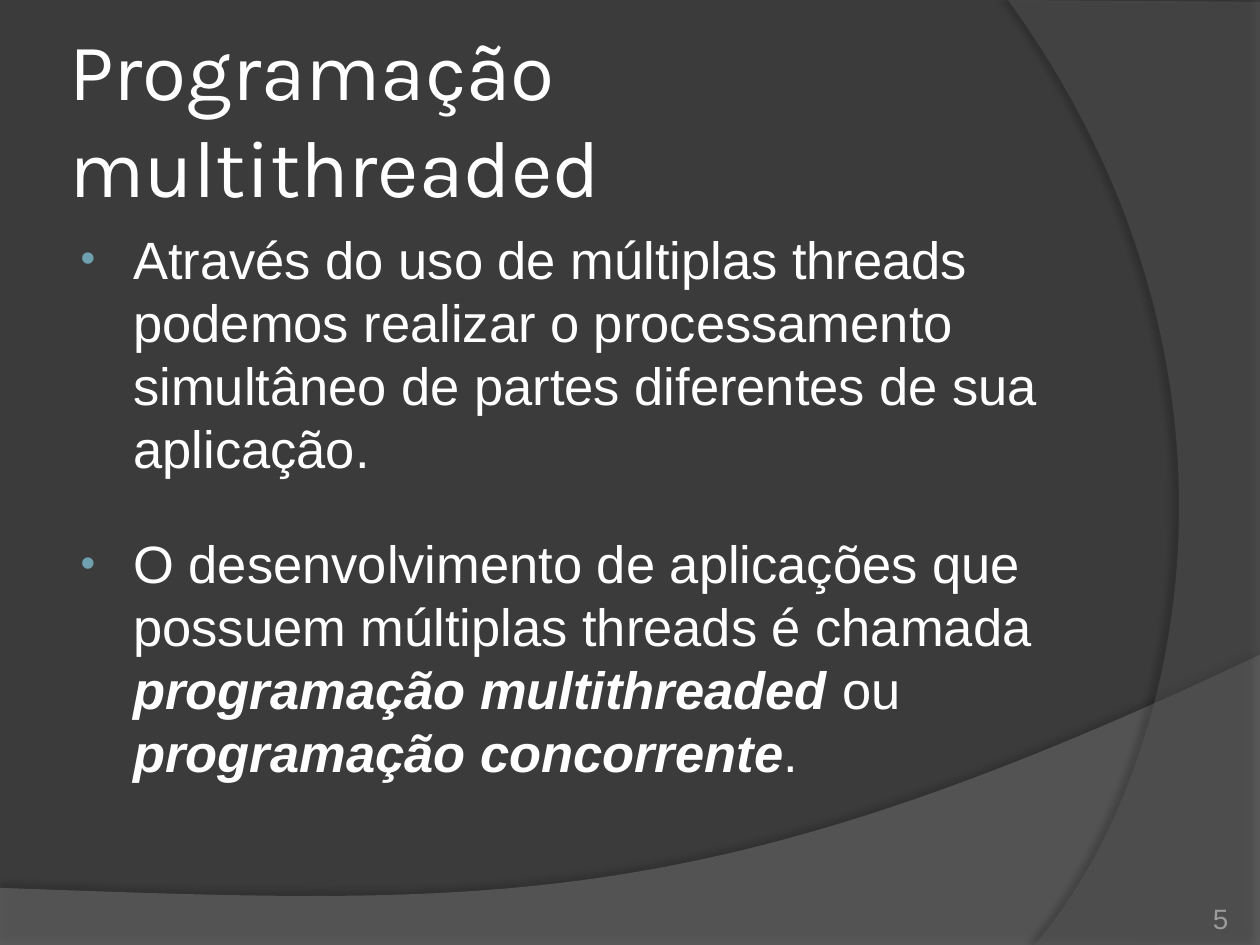
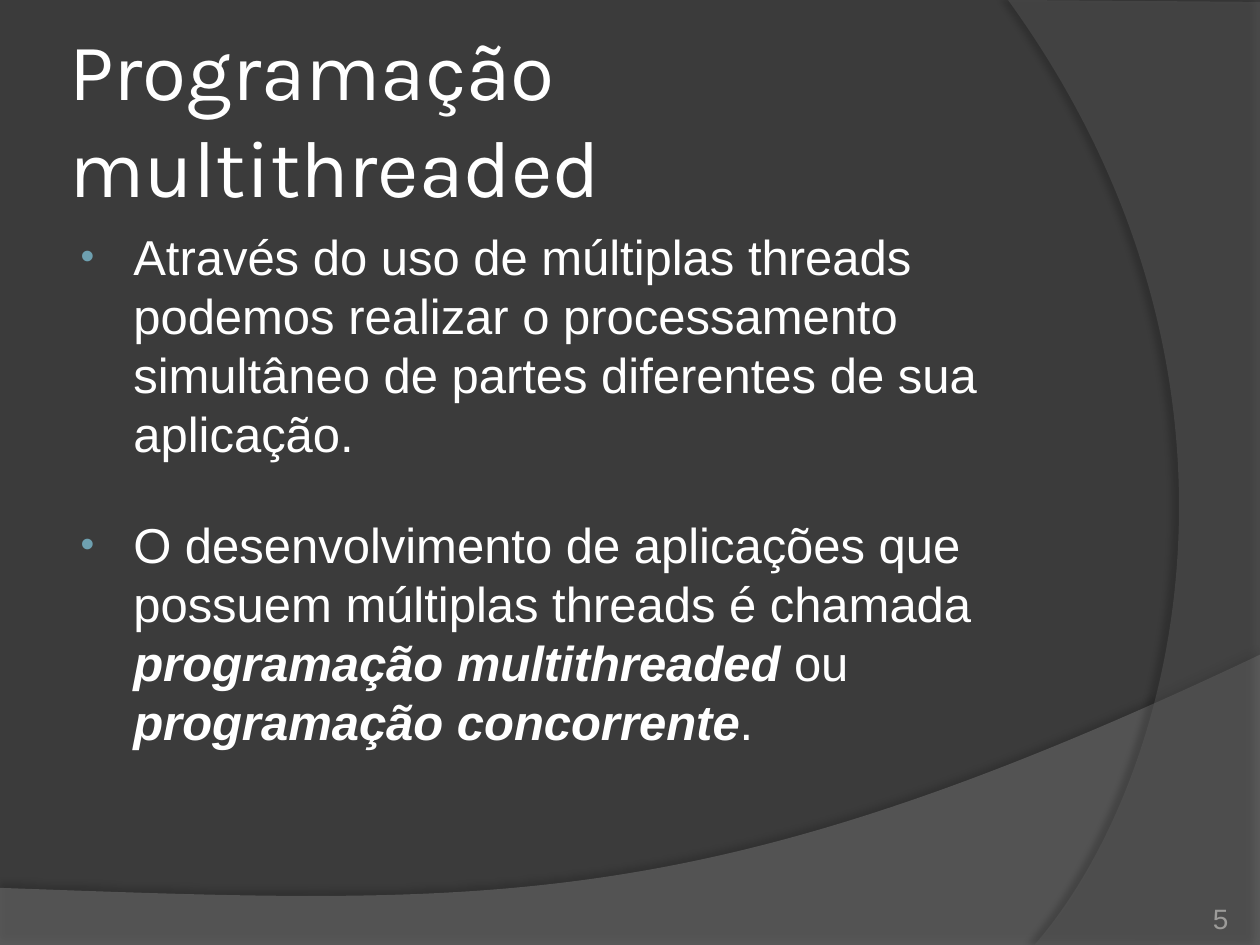
Before and after one commit to duchesqui/slzvieira-training, a slide deck: slide 5 of 2-Java-Programmer-Modulo-II/14.Capitulo08.pptx. Drawn at 1260x945 pixels with LibreOffice and Linux fonts; fonts in the diff are those of the drawing. Boxes give left, top, right and bottom in pixels: in the first picture for what was removed or moved away, otherwise in the second. Text is boxed around its words. In the diff, an @@ line names an element or a change of style, - is before the commit and + after.

Commit message:
Capítulo 8: Estados da thread.

```diff
--- a/2-Java-Programmer-Modulo-II/14.Capitulo08.pptx
+++ b/2-Java-Programmer-Modulo-II/14.Capitulo08.pptx
@@ text "Através do uso de múltiplas ..." at bbox=[133, 239, 977, 750]: size 30 to 28 pt @@
```
Also in this commit, not shown: 6 other slides changed.
